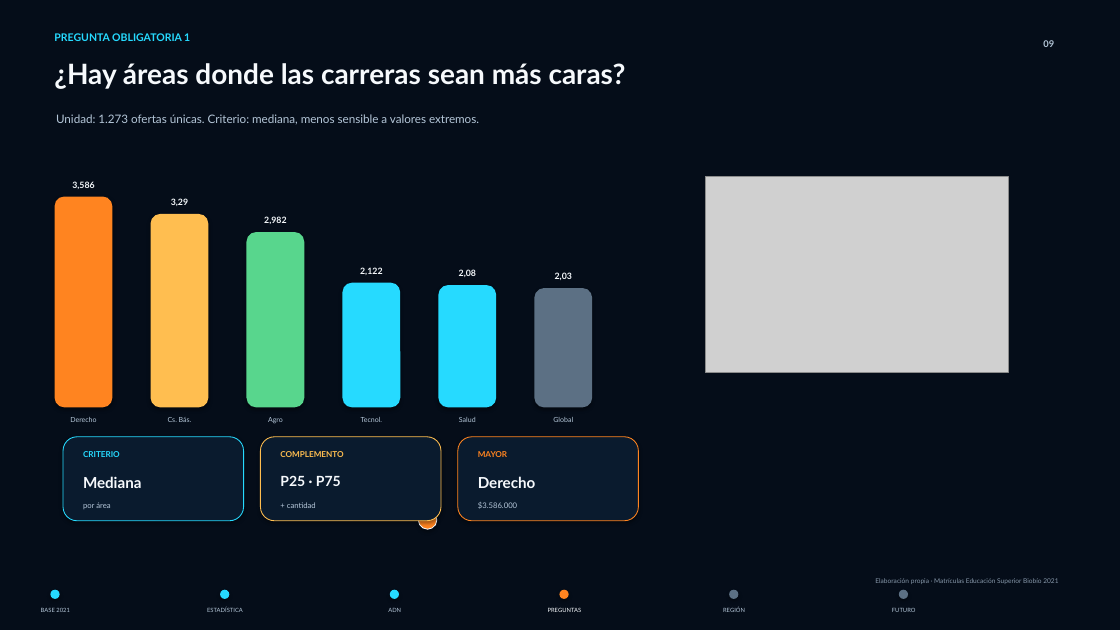
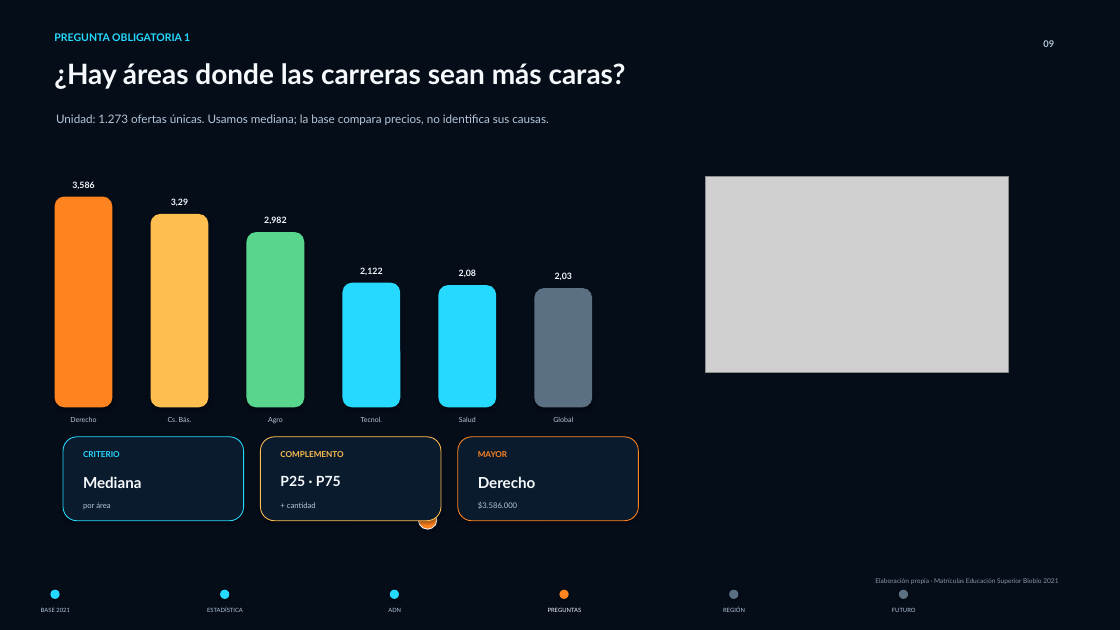
Before and after one commit to Nicricht/Estadistica.descriptiva, a slide deck: slide 9 of presentacion/Del_Acero_al_Algoritmo_FINAL_MORPH.pptx. Drawn at 1120x630 pixels with LibreOffice and Linux fonts; fonts in the diff are those of the drawing; grey boxes stand for pictures; background and template pictures are left out; a plain dark background stands for a picture behind light text. Boxes give left, top, right and bottom in pixels: in the first picture for what was removed or moved away, otherwise in the second. Text is boxed around its words. In the diff, an @@ line names an element or a change of style, - is before the commit and + after.

```diff
--- a/presentacion/Del_Acero_al_Algoritmo_FINAL_MORPH.pptx
+++ b/presentacion/Del_Acero_al_Algoritmo_FINAL_MORPH.pptx
@@ text at [56,114,548,125]: text changed @@
-Unidad: 1.273 ofertas únicas. Criterio: mediana, menos sensible a valores extremos.
+Unidad: 1.273 ofertas únicas. Usamos mediana; la base compara precios, no identifica sus causas.
```
Also in this commit, not shown: 1 slide added, 1 slide removed.
